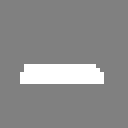
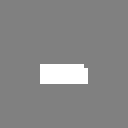
Comparing the layer stacks of the two 128 × 128 images. Changes:
added layer "Layer 3" above "Layer 4" over [84, 64, 88, 68]
renamed "Layer 2" to "Layer 4", hid it, painted on it over [20, 64, 104, 84]
